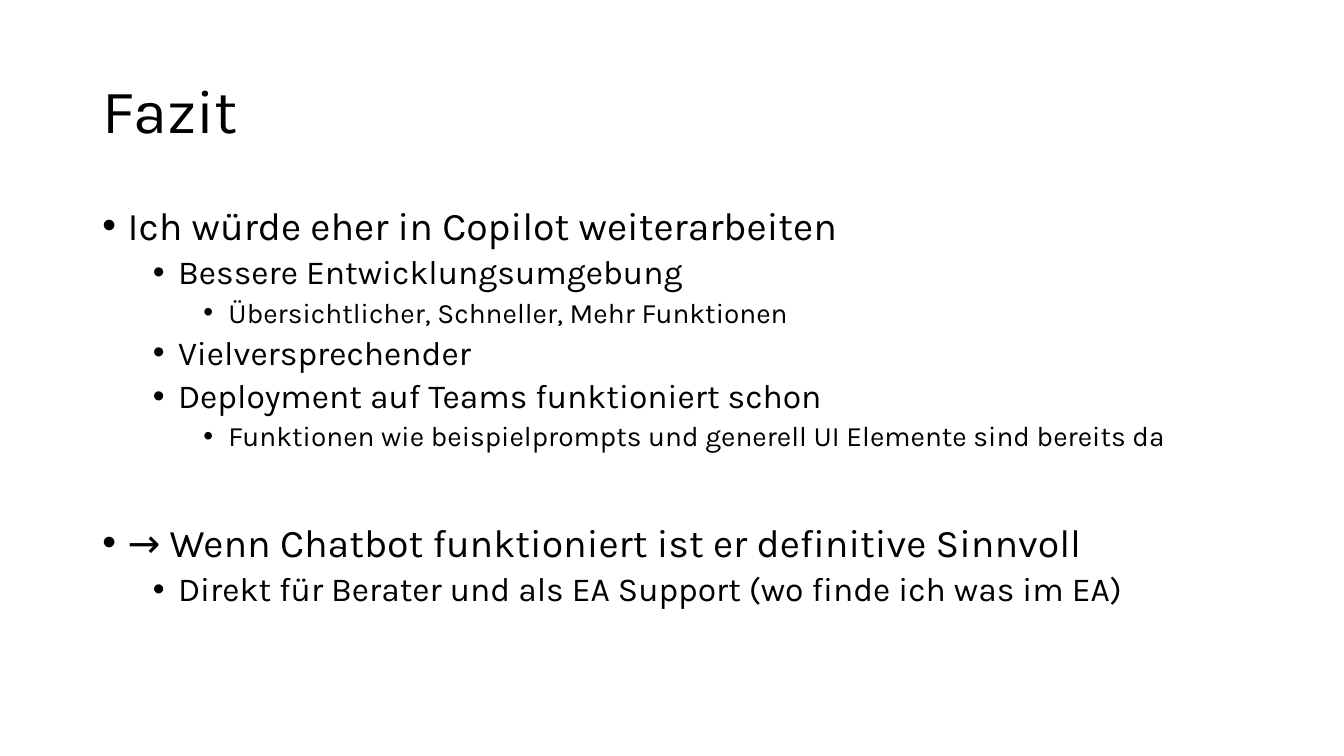
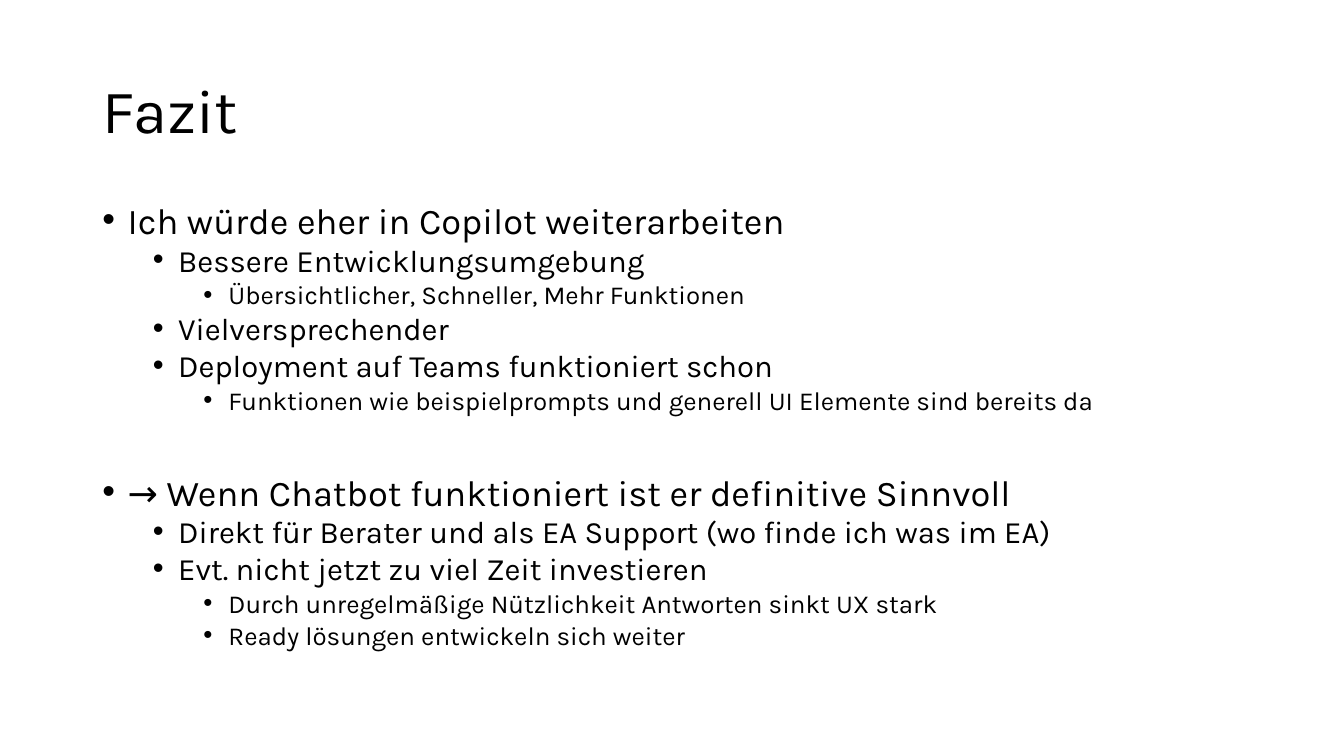
Before and after one commit to gladklo/bachelorThesis, a slide deck: slide 11 of Nico-Silas.pptx (slide 10 before the commit). Drawn at 1344x756 pixels with LibreOffice and Linux fonts; fonts in the diff are those of the drawing. Boxes give left, top, right and bottom in pixels: in the first picture for what was removed or moved away, otherwise in the second. Text is boxed around its words. In the diff, an @@ line names an element or a change of style, - is before the commit and + after.

```diff
--- a/Nico-Silas.pptx
+++ b/Nico-Silas.pptx
@@ text at (x1=128, y1=209, x2=1093, y2=551): size 28 to 25.9 pt in "Ich würde eher in Copilot weiterarbeiten", "→ Wenn Chatbot funktioniert ist er definitive ..."; size 24 to 22.2 pt in "Bessere Entwicklungsumgebung", "Vielversprechender", "Deployment auf Teams funktioniert schon", "Direkt für Berater und als EA Support ..."; size 20 to 18.5 pt in "Übersichtlicher, Schneller, Mehr Funktionen", "Funktionen wie beispielprompts und generell UI Elemente ..."; line spacing 0.9 to 0.8 @@
@@ text at (x1=178, y1=558, x2=937, y2=652): paragraphs added @@
+  • Evt. nicht jetzt zu viel Zeit investieren
+    • Durch unregelmäßige Nützlichkeit Antworten sinkt UX stark
+    • Ready lösungen entwickeln sich weiter
```
Also in this commit, not shown: 3 other slides changed, 2 slides added, 1 slide removed, 12 other files.
